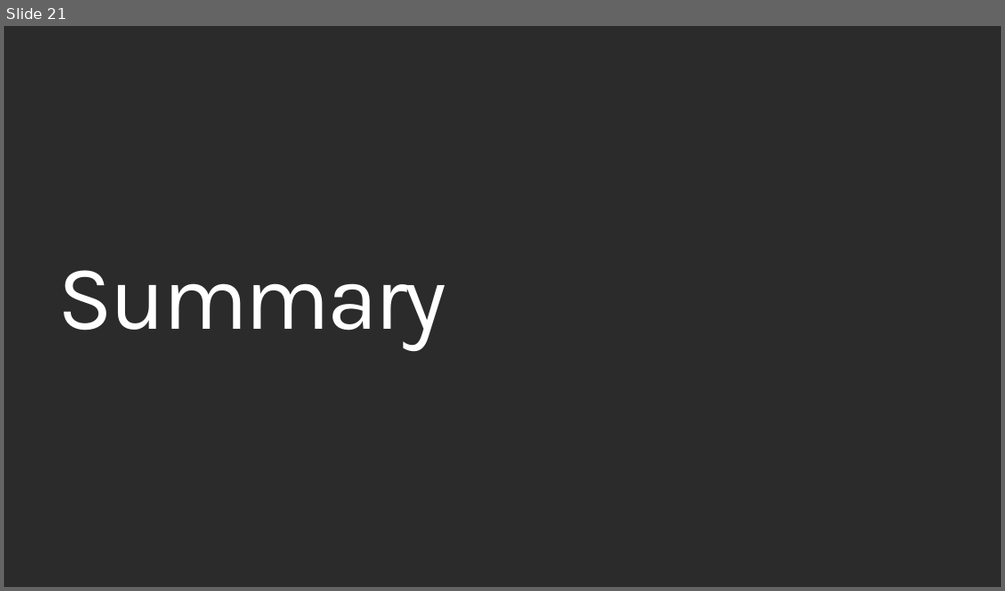
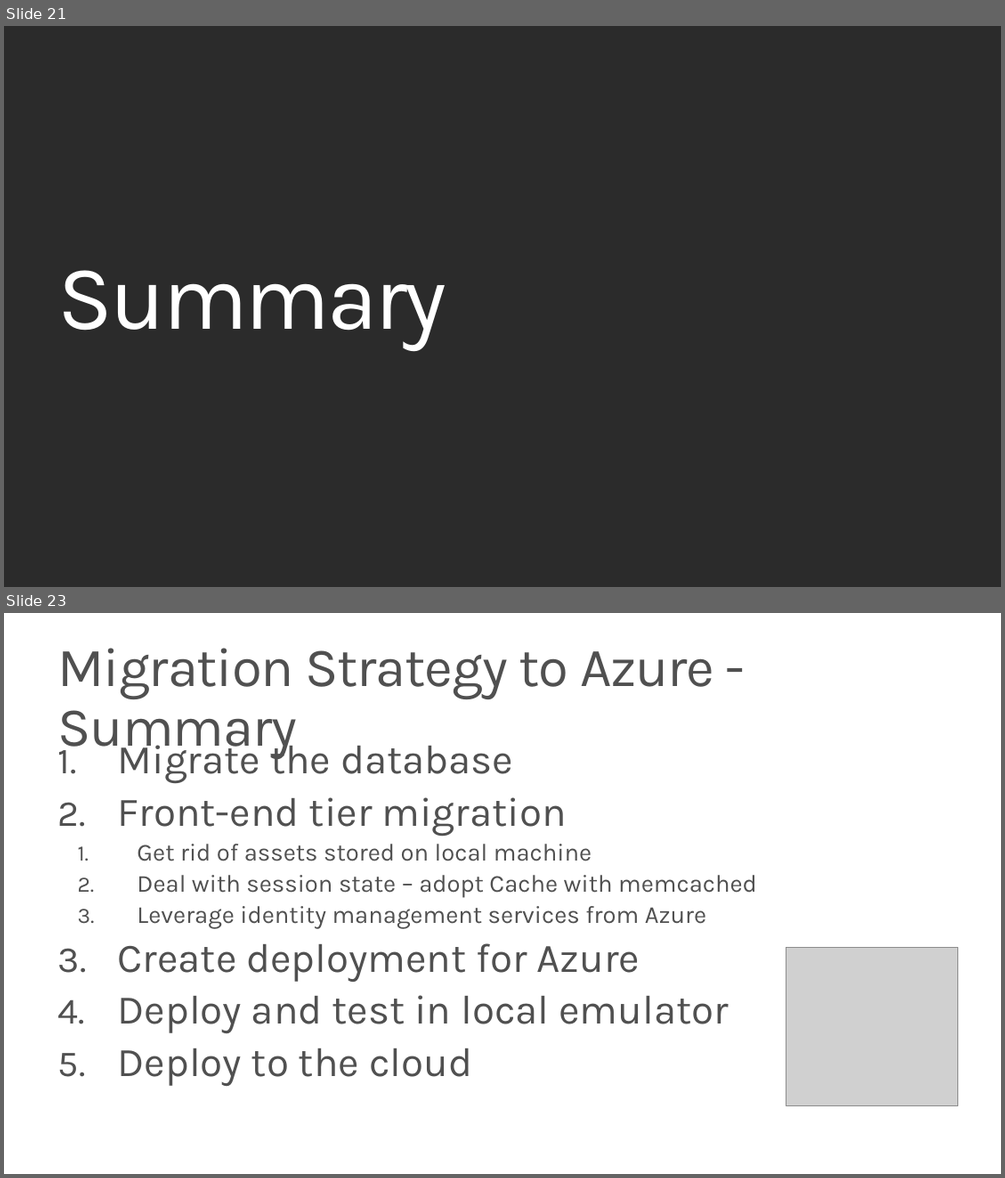
Before and after one commit to JMayrbaeurl/GotoZurich2013JavaOnAzureSample, a slide deck: Java, NoSQL and Windows Azure.pptx. Shown one above the other, each under a label of ours: slide 21 before the commit, slides 21 and 23 after it; the slides between them are not shown. The pictures are 1005x591 and 1005x1178 pixels, drawn with LibreOffice and Linux fonts; fonts in the diff are those of the drawing; grey boxes stand for pictures; background and template pictures are left out; a plain dark background stands for a picture behind light text. Boxes give left, top, right and bottom in pixels: in the first picture for what was removed or moved away, otherwise in the second. Text is boxed around its words. In the diff, an @@ line names an element or a change of style, - is before the commit and + after.

```diff
--- a/Java, NoSQL and Windows Azure.pptx
+++ b/Java, NoSQL and Windows Azure.pptx
@@ slide 23 added at (x1=4, y1=613, x2=1001, y2=1174), background #FFFFFF @@
@@ title added at (x1=58, y1=648, x2=715, y2=759), 54 pt, text #505050 @@
+Migration Strategy to Azure - Summary
@@ text added at (x1=118, y1=738, x2=757, y2=1086), 24 pt, text #505050 @@
+1. Migrate the database
+2. Front-end tier migration
+  1. Get rid of assets stored on local machine
+  2. Deal with session state – adopt Cache with memcached
+  3. Leverage identity management services from Azure
+3. Create deployment for Azure
+4. Deploy and test in local emulator
+5. Deploy to the cloud
@@ picture added at (x1=785, y1=948, x2=957, y2=1105) @@
```
Also in this commit, not shown: 12 slides changed, 2 other slides added, 1 slide removed.
